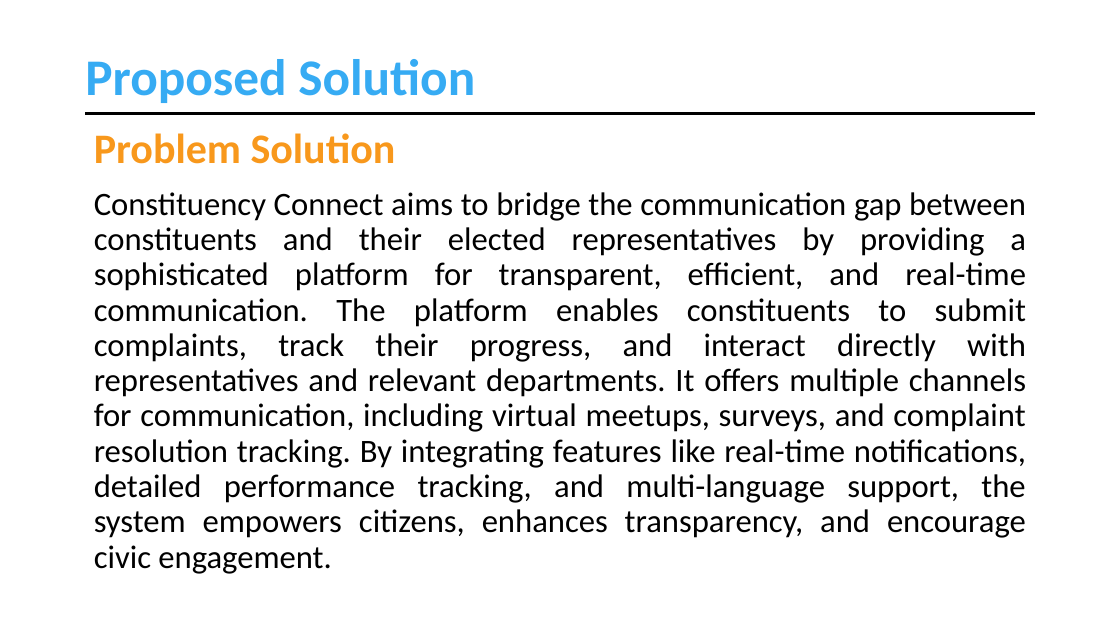
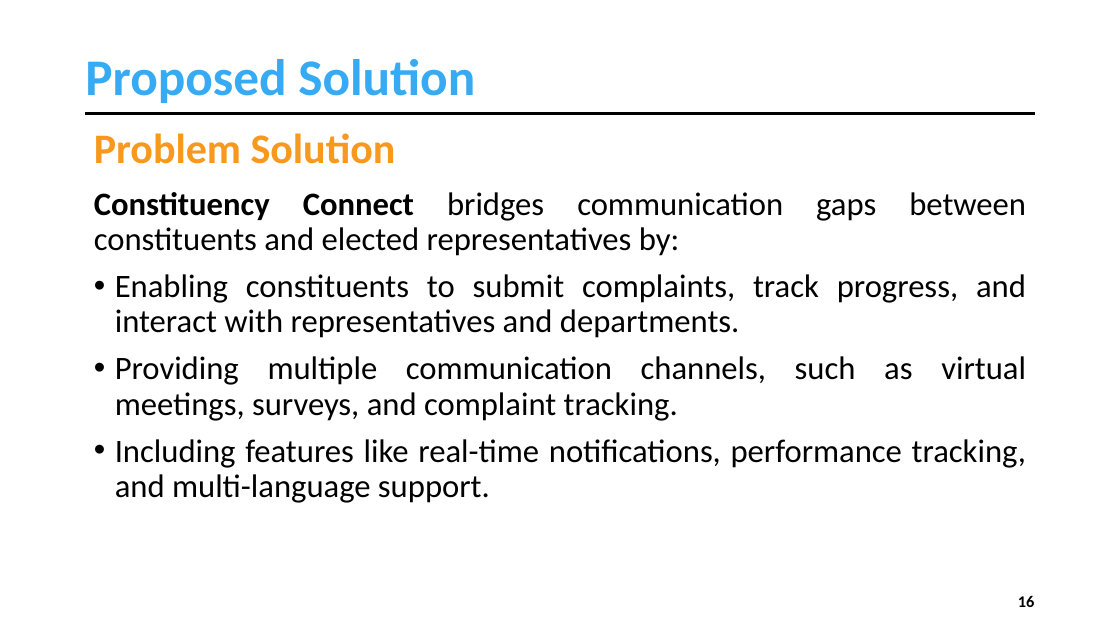
Before and after one commit to muhammadahsanmirza/fyp-constituency-connect, a slide deck: slide 16 of 4 - Idea Evaluation/Idea Evaluation Slides - Working Draft.pptx (slide 21 before the commit). Drawn at 1120x630 pixels with LibreOffice and Linux fonts; fonts in the diff are those of the drawing. Boxes give left, top, right and bottom in pixels: in the first picture for what was removed or moved away, otherwise in the second. Text is boxed around its words. In the diff, an @@ line names an element or a change of style, - is before the commit and + after.

```diff
--- a/4 - Idea Evaluation/Idea Evaluation Slides - Working Draft.pptx
+++ b/4 - Idea Evaluation/Idea Evaluation Slides - Working Draft.pptx
@@ text at [94, 192, 1026, 503]: text changed @@
-Constituency Connect aims to bridge the communication gap between constituents and their elected representatives by providing a sophisticated platform for transparent, efficient, and real-time communication. The platform enables constituents to submit complaints, track their progress, and interact directly with representatives and relevant departments. It offers multiple channels for communication, including virtual meetups, surveys, and complaint resolution tracking. By integrating features like real-time notifications, detailed performance tracking, and multi-language support, the system empowers citizens, enhances transparency, and encourage civic engagement.
+Constituency Connect bridges communication gaps between constituents and elected representatives by:
+• Enabling constituents to submit complaints, track progress, and interact with representatives and departments.
+• Providing multiple communication channels, such as virtual meetings, surveys, and complaint tracking.
+• Including features like real-time notifications, performance tracking, and multi-language support.
@@ page number added at [1018, 596, 1035, 607], 14 pt, text #000000, bold @@
+16
```
Also in this commit, not shown: 22 other slides changed, 4 slides added, 9 slides removed, 13 other files.
